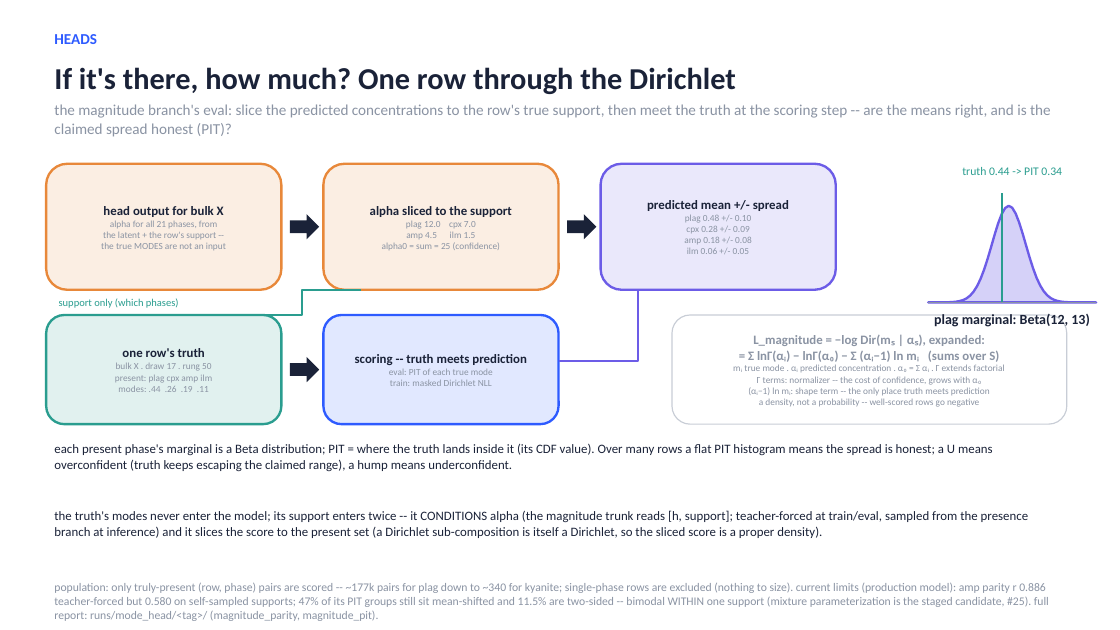
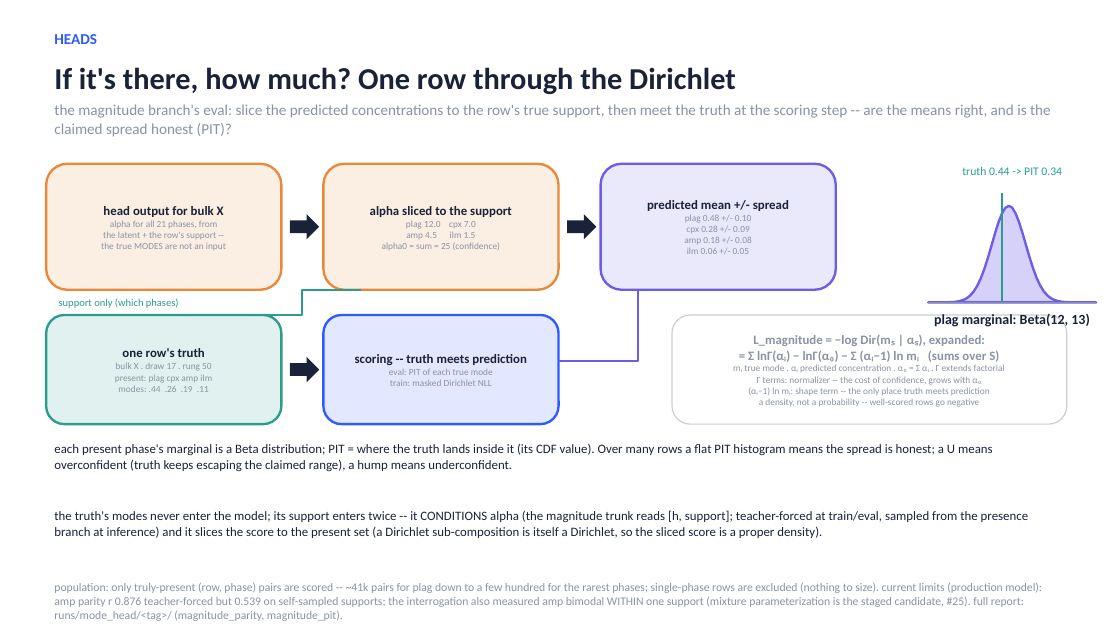
Before and after one commit to matthew-j-liu/phasecast, a slide deck: slide 15 of slides/overview.pptx. Drawn at 1120x630 pixels with LibreOffice and Linux fonts; fonts in the diff are those of the drawing. Boxes give left, top, right and bottom in pixels: in the first picture for what was removed or moved away, otherwise in the second. Text is boxed around its words. In the diff, an @@ line names an element or a change of style, - is before the commit and + after.

Commit message:
overview deck corrected to the true production stack: every production claim points at joint_heads_supportmag_seed0 with its own stamped dials, instrument numbers, and param counts; the trial-22 story remains only as the dated, reversed adoption with traced-corpus measurements   attributed to their own instrument

```diff
--- a/slides/overview.pptx
+++ b/slides/overview.pptx
@@ text at (54,583,1042,621): text changed @@
-population: only truly-present (row, phase) pairs are scored -- ~177k pairs for plag down to ~340 for kyanite; single-phase rows are excluded (nothing to size). current limits (production model): amp parity r 0.886 teacher-forced but 0.580 on self-sampled supports; 47% of its PIT groups still sit mean-shifted and 11.5% are two-sided -- bimodal WITHIN one support (mixture parameterization is the staged candidate, #25). full report: runs/mode_head/<tag>/ (magnitude_parity, magnitude_pit).
+population: only truly-present (row, phase) pairs are scored -- ~41k pairs for plag down to a few hundred for the rarest phases; single-phase rows are excluded (nothing to size). current limits (production model): amp parity r 0.876 teacher-forced but 0.539 on self-sampled supports; the interrogation also measured amp bimodal WITHIN one support (mixture parameterization is the staged candidate, #25). full report: runs/mode_head/<tag>/ (magnitude_parity, magnitude_pit).
```
Also in this commit, not shown: 8 other slides changed, 1 other file.
